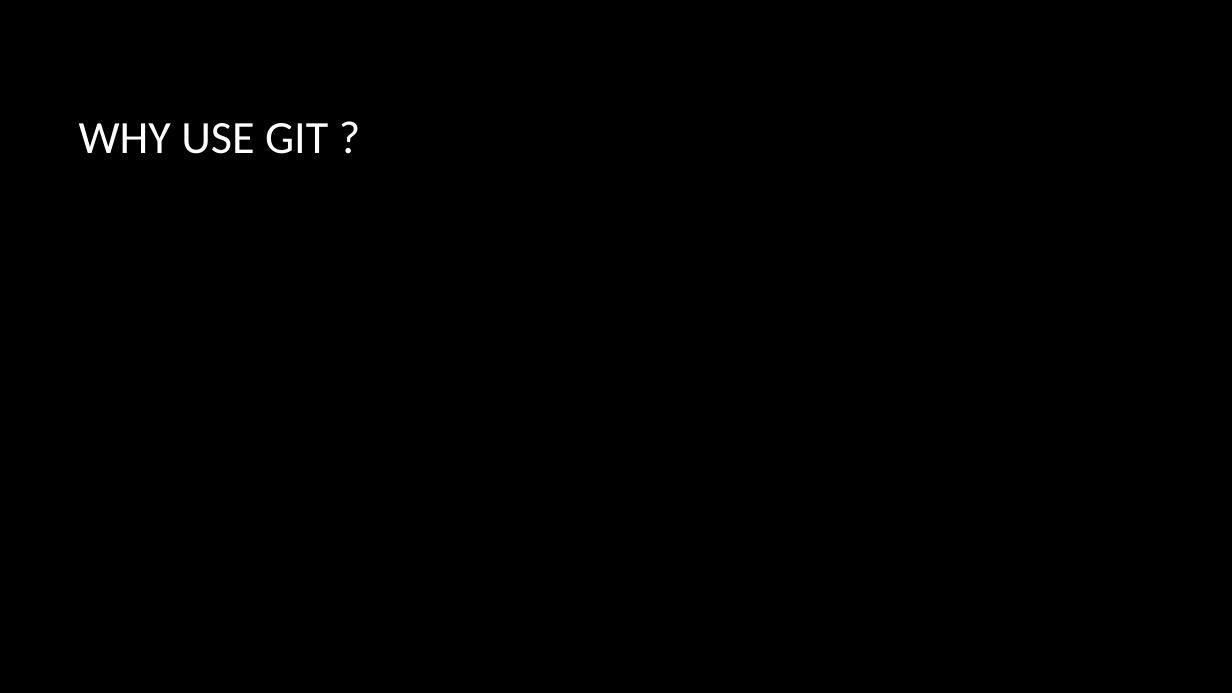
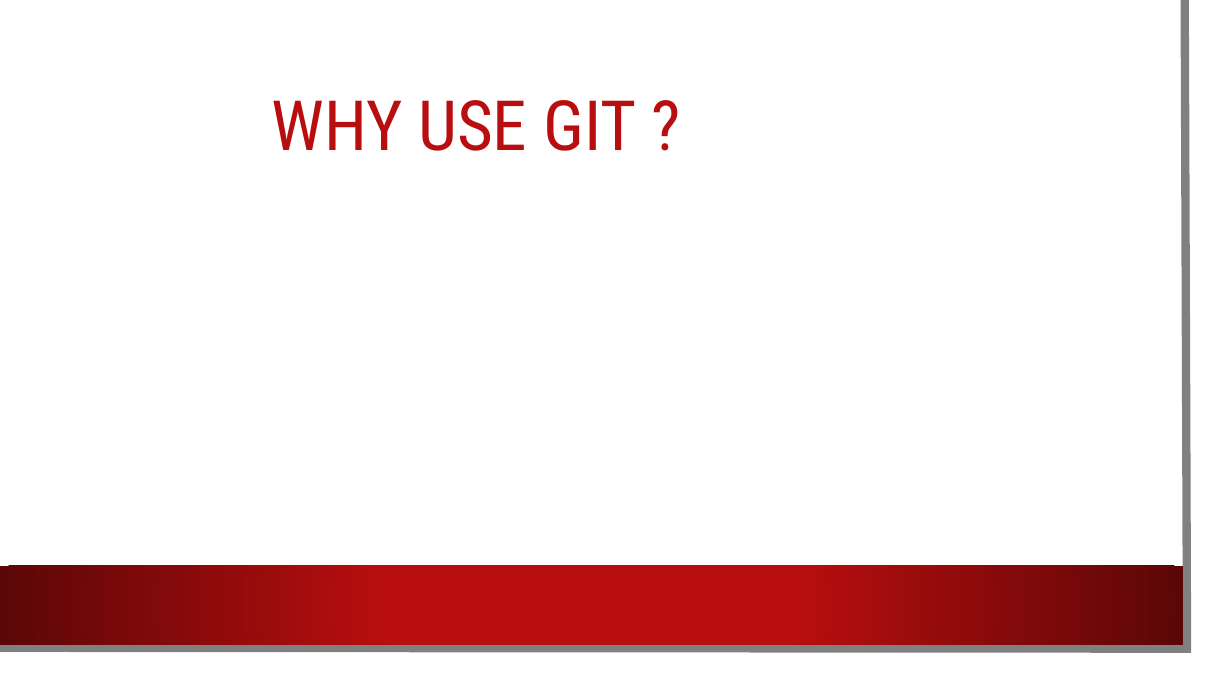
Before and after one commit to 7dimiforster7/ccbs, a slide deck: slide 5 of Traveling trhough time with git.pptx. Drawn at 1232x693 pixels with LibreOffice and Linux fonts; fonts in the diff are those of the drawing; background and template pictures are left out. Boxes give left, top, right and bottom in pixels: in the first picture for what was removed or moved away, otherwise in the second. Text is boxed around its words. In the diff, an @@ line names an element or a change of style, - is before the commit and + after.

```diff
--- a/Traveling trhough time with git.pptx
+++ b/Traveling trhough time with git.pptx
@@ rectangle added at <box>0,0,1211,672</box>, fill #FFFFFF @@
@@ freeform shape added at <box>0,0,1188,649</box>, outline #808080 6.5 pt @@
@@ title "WHY USE GIT ?": place and size @@
-title "WHY USE GIT ?" at <box>79,123,328,154</box>
+title "WHY USE GIT ?" at <box>271,100,636,151</box>
@@ title "WHY USE GIT ?" at <box>271,100,636,151</box>: size 36 to 54 pt, font Calibri to Roboto Condensed, text colour #FFFFFF to #B80E0F; line spacing 1 to 0.9 @@
@@ rectangle added at <box>0,566,1183,644</box>, fill gradient #B80E0F to #5C0707 @@
```
Also in this commit, not shown: 6 other slides changed.
